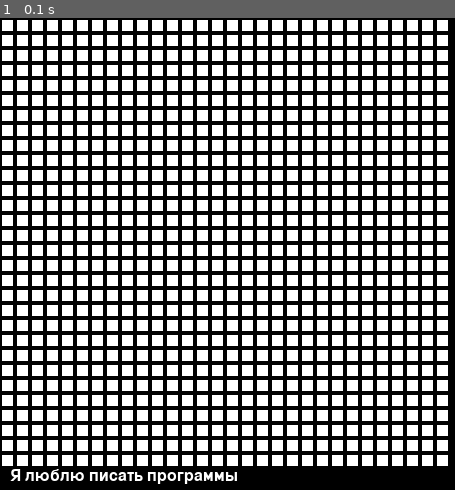
Above: before the commit, frame 1.
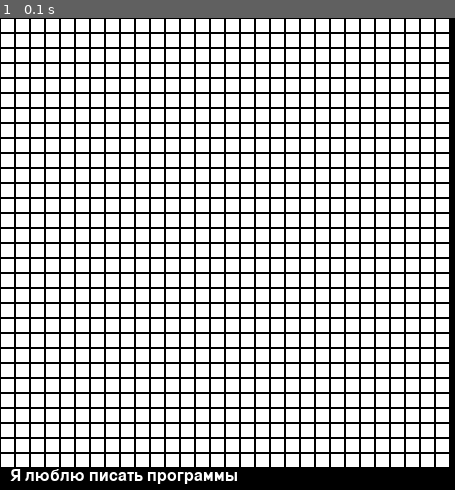
Above: after the commit, the same moment.

Repository: KayAltos9104/PygameLife
Game: pygame game, started from main.py
The game is run twice, just before and just after one commit, with the same random seed, the same clock (stepped at 60 frames per second) and the same inputs.
Inputs:
- Up to frame 1 (0.1 s): no input

The runs differ from the first frame. In frame 1, 20% of the frame differs, in the area x 0-99%, y 0-96%.

Commit message:
Добавлен файл requirements

Diff:
--- a/main.py
+++ b/main.py
@@ -22,7 +22,7 @@
             elif field[y][x] == 1:
                 pygame.draw.rect(scr, (0, 0, 255), (x * scale, y * scale, scale, scale))
             # Рисуем обводку
-            pygame.draw.rect(scr, (0, 0, 0), (x * scale, y * scale, scale, scale), 2)
+            pygame.draw.rect(scr, (0, 0, 0), (x * scale, y * scale, scale, scale), 1)
 
 
 def main():
@@ -88,7 +88,7 @@
         pygame.display.flip()
         # держим цикл на правильной скорости
         clock.tick(60)
-        pygame.time.delay(200)
+        pygame.time.delay(50)
 
 
 
Not shown, added: requirements.txt
